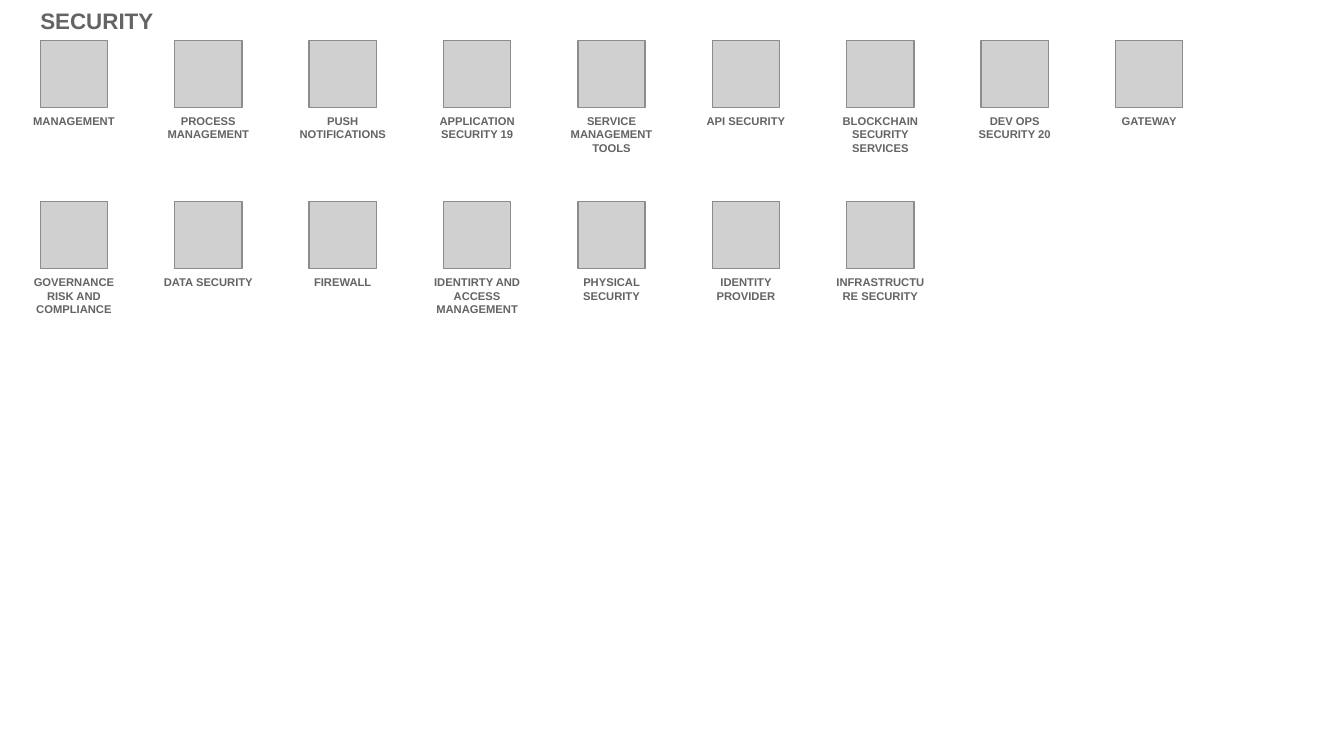
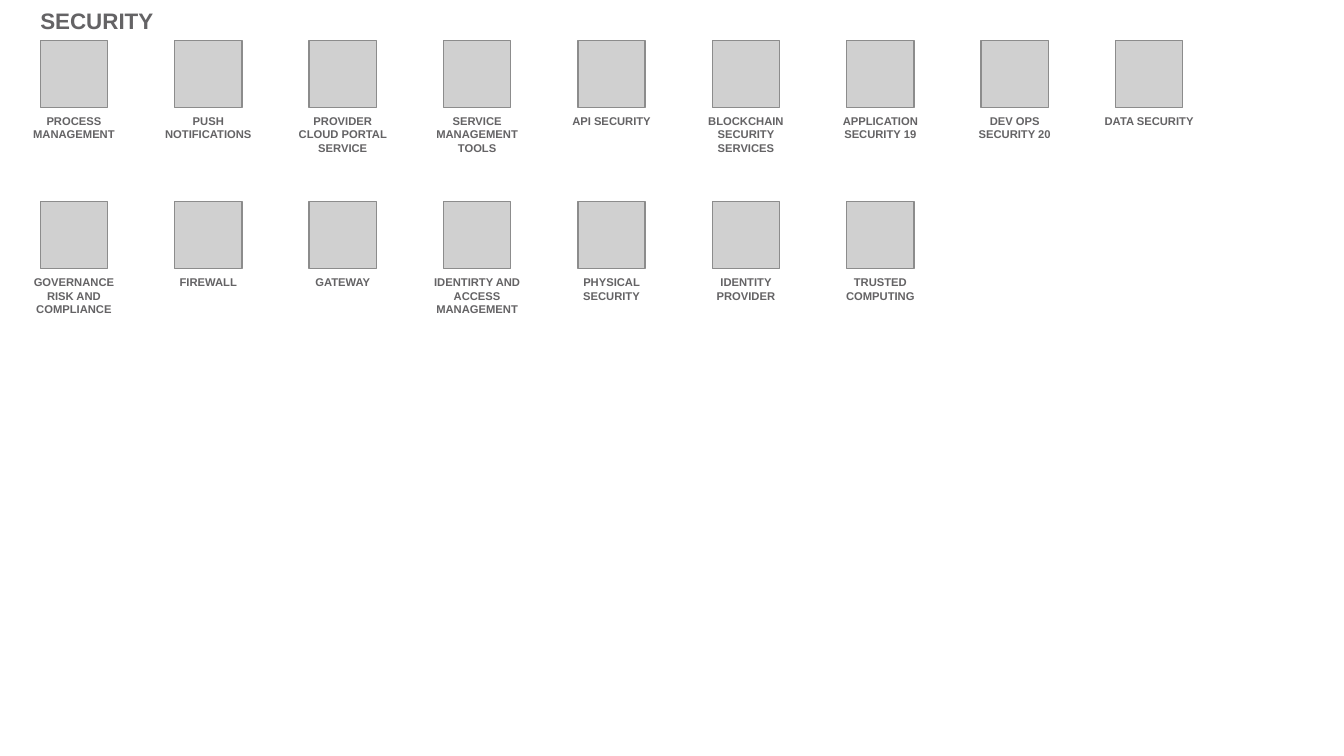
Before and after one commit to l2fprod/myarchitecture, a slide deck: slide 20 of mycatalog-architecture-diagram-template.pptx (slide 19 before the commit). Drawn at 1344x756 pixels with LibreOffice and Linux fonts; fonts in the diff are those of the drawing; grey boxes stand for pictures. Boxes give left, top, right and bottom in pixels: in the first picture for what was removed or moved away, otherwise in the second. Text is boxed around its words. In the diff, an @@ line names an element or a change of style, - is before the commit and + after.

```diff
--- a/mycatalog-architecture-diagram-template.pptx
+++ b/mycatalog-architecture-diagram-template.pptx
@@ text at <box>33,117,115,138</box>: text changed @@
-MANAGEMENT
+PROCESS MANAGEMENT
@@ text removed at <box>168,117,250,138</box> @@
-PROCESS MANAGEMENT
@@ text added at <box>299,117,387,152</box>, 6 pt, text #646365, bold @@
+PROVIDER CLOUD PORTAL SERVICE
@@ text at <box>572,117,651,125</box>: text changed @@
-APPLICATION SECURITY 19
+API SECURITY
@@ text at <box>708,117,783,152</box>: text changed @@
-API SECURITY
+BLOCKCHAIN SECURITY SERVICES
@@ text at <box>843,117,918,138</box>: text changed @@
-BLOCKCHAIN SECURITY SERVICES
+APPLICATION SECURITY 19
@@ text at <box>1105,117,1194,125</box>: text changed @@
-GATEWAY
+DATA SECURITY
@@ 3 texts: place and size @@
-3 texts at <box>300,117,653,286</box>
+3 texts at <box>165,117,518,286</box>
@@ text removed at <box>164,278,253,286</box> @@
-DATA SECURITY
@@ text added at <box>315,278,370,286</box>, 6 pt, text #646365, bold @@
+GATEWAY
@@ text at <box>846,278,914,300</box>: text changed @@
-INFRASTRUCTURE SECURITY
+TRUSTED COMPUTING
```
Also in this commit, not shown: 16 other slides changed, 2 slides added, 1 slide removed.
